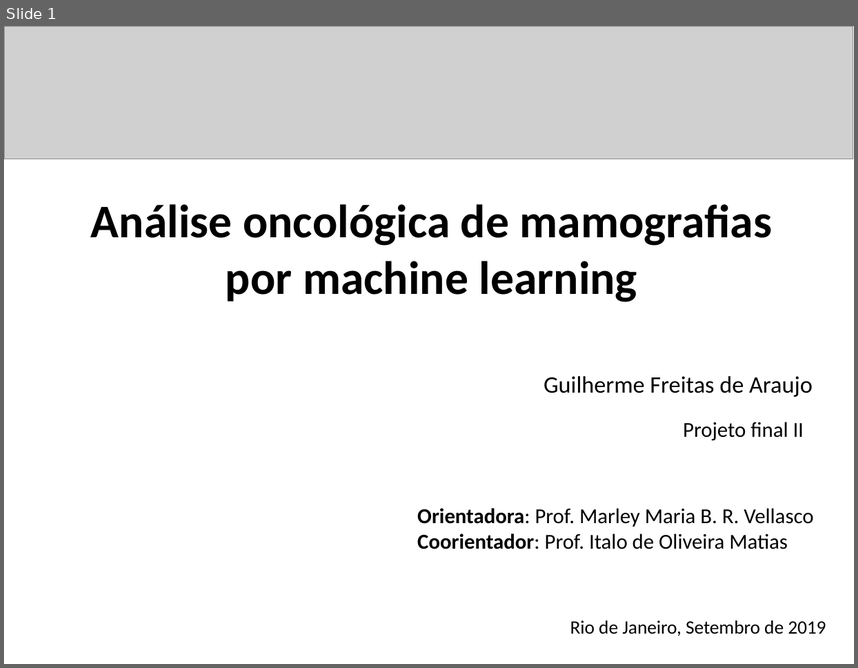
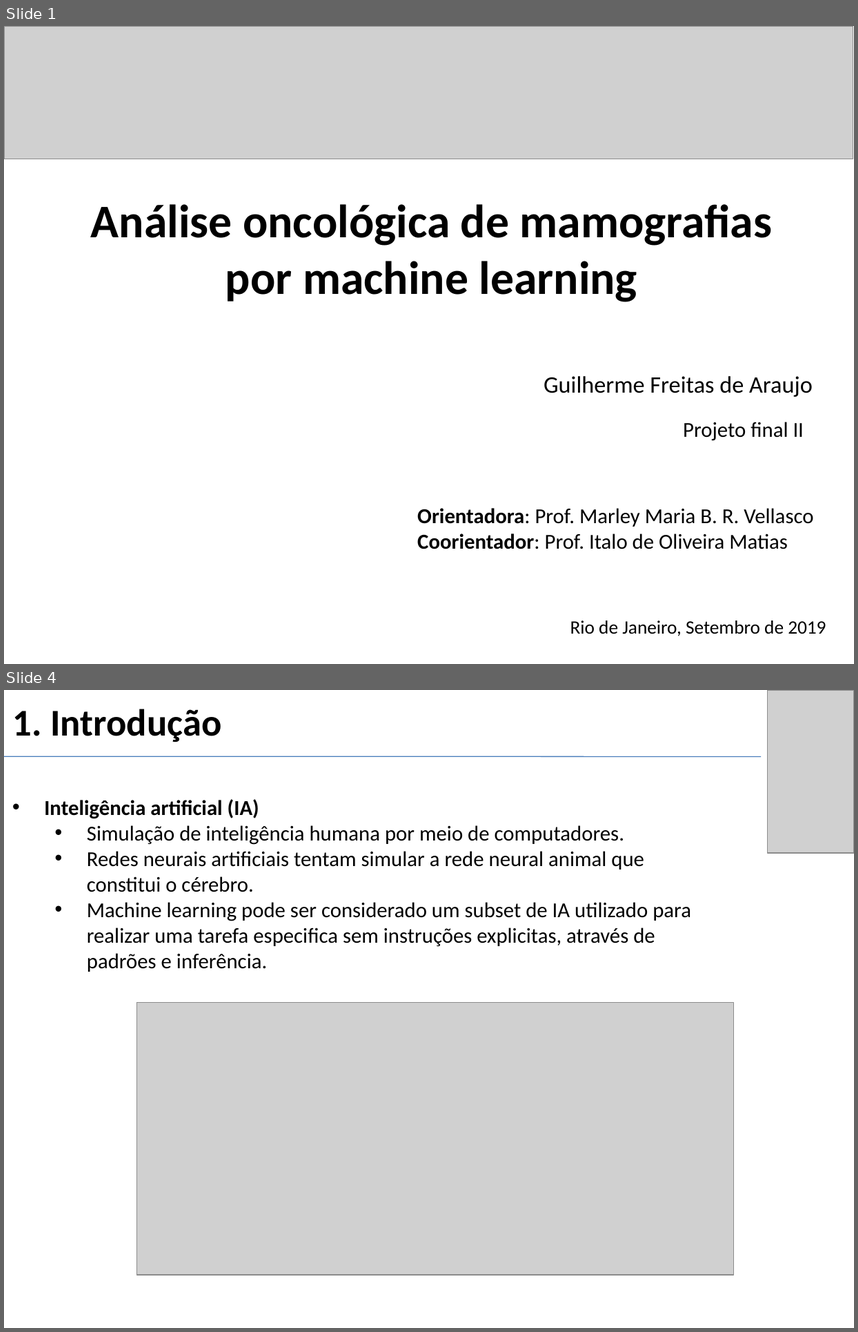
Before and after one commit to gui2524/TCC-BreastCancerNN, a slide deck: Projeto 2/docs/Slides_defesa.pptx. Shown one above the other, each under a label of ours: slide 1 before the commit, slides 1 and 4 after it; the slides between them are not shown. The pictures are 858x668 and 858x1332 pixels, drawn with LibreOffice and Linux fonts; fonts in the diff are those of the drawing; grey boxes stand for pictures. Boxes give left, top, right and bottom in pixels: in the first picture for what was removed or moved away, otherwise in the second. Text is boxed around its words. In the diff, an @@ line names an element or a change of style, - is before the commit and + after.

```diff
--- a/Projeto 2/docs/Slides_defesa.pptx
+++ b/Projeto 2/docs/Slides_defesa.pptx
@@ slide 4 added at (x1=4, y1=690, x2=854, y2=1328), background #FFFFFF @@
@@ title added at (x1=12, y1=709, x2=222, y2=742), 32 pt, text #000000, bold @@
+1. Introdução
@@ picture added at (x1=767, y1=690, x2=854, y2=854) @@
@@ line added from (4, 756) to (762, 756), #4B7EBC 0.75 pt @@
@@ text added at (x1=44, y1=799, x2=691, y2=972), 18 pt, text #000000 @@
+• Inteligência artificial (IA)
+  • Simulação de inteligência humana por meio de computadores.
+  • Redes neurais artificiais tentam simular a rede neural animal que constitui o cérebro.
+  • Machine learning pode ser considerado um subset de IA utilizado para realizar uma tarefa especifica sem instruções explicitas, através de padrões e inferência.
@@ picture added at (x1=136, y1=1002, x2=733, y2=1274) @@
```
Also in this commit, not shown: 4 other slides added, 1 slide removed, 1 other file.
